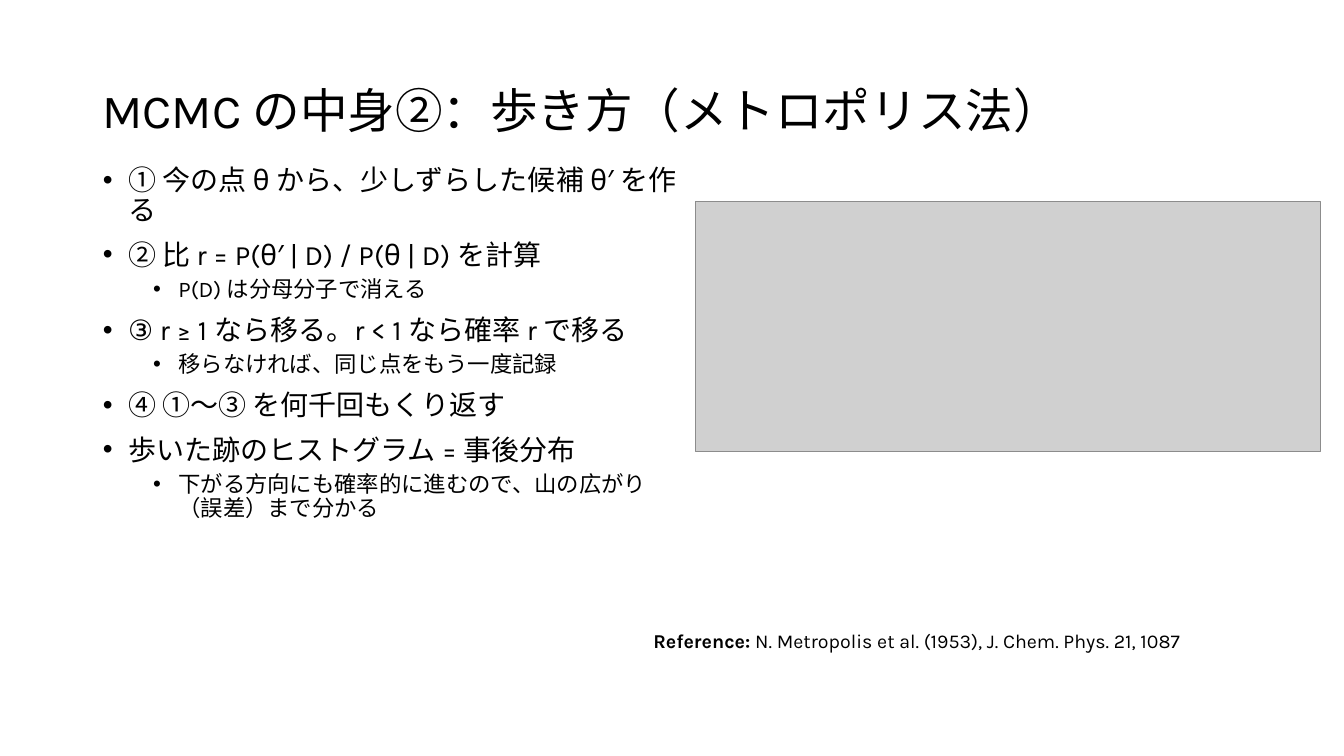
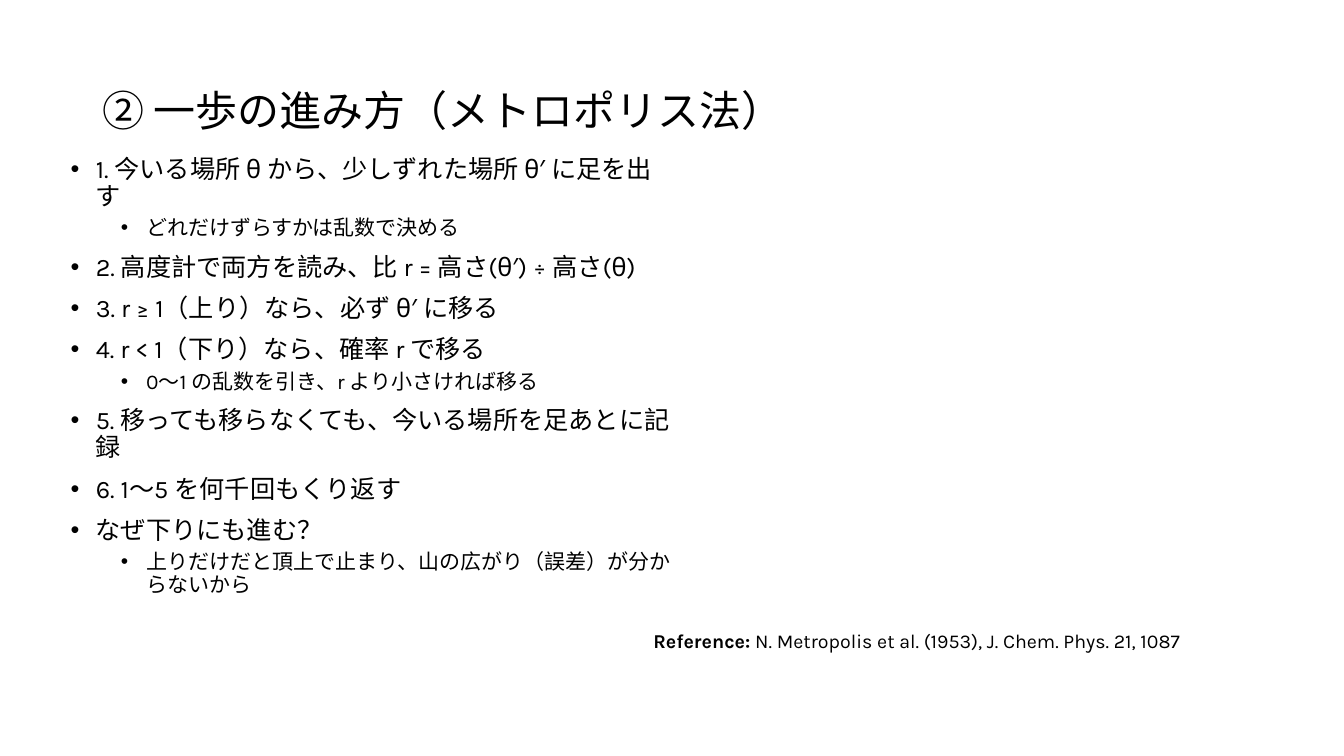
Before and after one commit to Mikann20041029/darkmatter-slides, a slide deck: slide 11 of slides/2026-10-02_研究進捗報告_claude.pptx (slide 10 before the commit). Drawn at 1344x756 pixels with LibreOffice and Linux fonts; fonts in the diff are those of the drawing; grey boxes stand for pictures. Boxes give left, top, right and bottom in pixels: in the first picture for what was removed or moved away, otherwise in the second. Text is boxed around its words. In the diff, an @@ line names an element or a change of style, - is before the commit and + after.

```diff
--- a/slides/2026-10-02_研究進捗報告_claude.pptx
+++ b/slides/2026-10-02_研究進捗報告_claude.pptx
@@ title at [102,90,784,130]: text changed; size 34 to 30 pt @@
-MCMC の中身②：歩き方（メトロポリス法）
+② 一歩の進み方（メトロポリス法）
@@ text at [96,156,670,593]: text changed; size 20 to 18 pt @@
-• ① 今の点 θ から、少しずらした候補 θ′ を作る
-• ② 比 r = P(θ′ | D) / P(θ | D) を計算
-  • P(D) は分母分子で消える
-• ③ r ≥ 1 なら移る。r < 1 なら確率 r で移る
-  • 移らなければ、同じ点をもう一度記録
-• ④ ①〜③ を何千回もくり返す
-• 歩いた跡のヒストグラム = 事後分布
-  • 下がる方向にも確率的に進むので、山の広がり（誤差）まで分かる
+• 1. 今いる場所 θ から、少しずれた場所 θ′ に足を出す
+  • どれだけずらすかは乱数で決める
+• 2. 高度計で両方を読み、比 r = 高さ(θ′) ÷ 高さ(θ)
+• 3. r ≥ 1（上り）なら、必ず θ′ に移る
+• 4. r < 1（下り）なら、確率 r で移る
+  • 0〜1 の乱数を引き、r より小さければ移る
+• 5. 移っても移らなくても、今いる場所を足あとに記録
+• 6. 1〜5 を何千回もくり返す
+• なぜ下りにも進む？
+  • 上りだけだと頂上で止まり、山の広がり（誤差）が分からないから
@@ picture removed at [696,202,1321,452] @@
```
Also in this commit, not shown: 2 other slides changed, 3 slides added, 1 other file.
